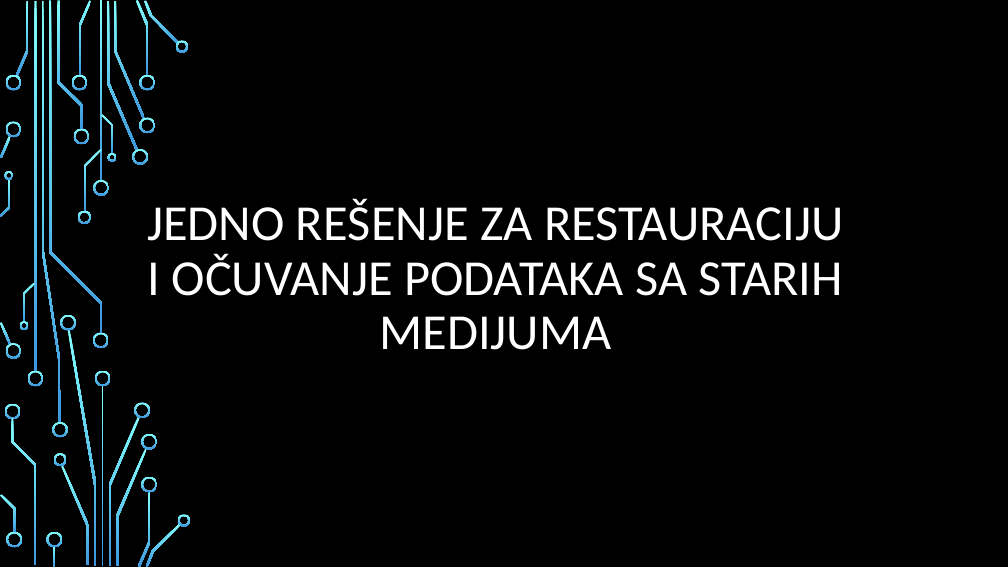
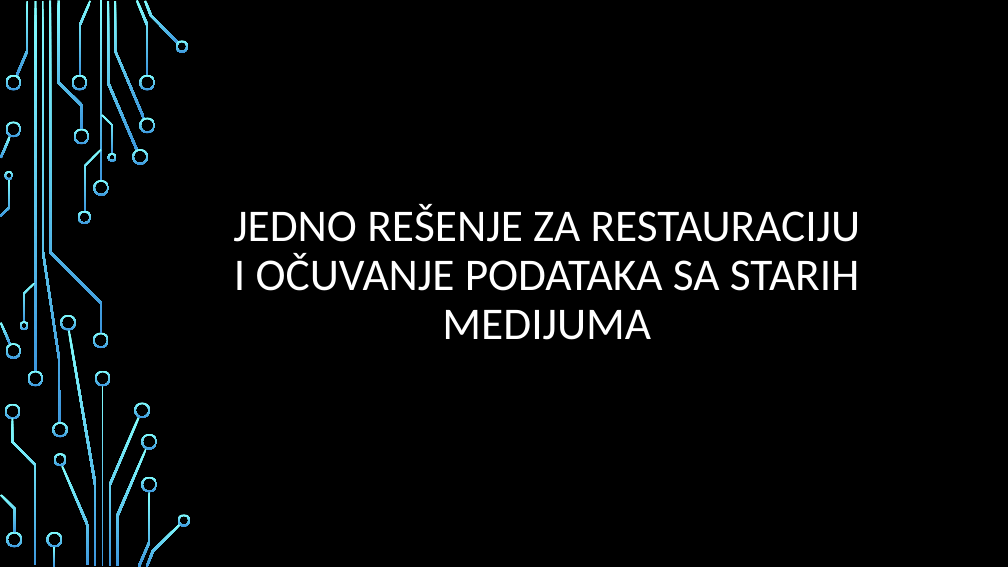
Before and after one commit to DejanPredojevic/Diplomski-rad, a slide deck: slide 1 of Prezentacija.pptx. Drawn at 1008x567 pixels with LibreOffice and Linux fonts; fonts in the diff are those of the drawing; background and template pictures are left out. Boxes give left, top, right and bottom in pixels: in the first picture for what was removed or moved away, otherwise in the second. Text is boxed around its words. In the diff, an @@ line names an element or a change of style, - is before the commit and + after.

```diff
--- a/Prezentacija.pptx
+++ b/Prezentacija.pptx
@@ title "JEDNO REŠENJE ZA RESTAURACIJU I ...": place and size @@
-title "JEDNO REŠENJE ZA RESTAURACIJU I ..." at <box>147,199,843,350</box>
+title "JEDNO REŠENJE ZA RESTAURACIJU I ..." at <box>233,204,861,340</box>
@@ title "JEDNO REŠENJE ZA RESTAURACIJU I ..." at <box>233,204,861,340</box>: size 48 to 43.2 pt @@
```
Also in this commit, not shown: 3 other slides changed, 4 slides added.
